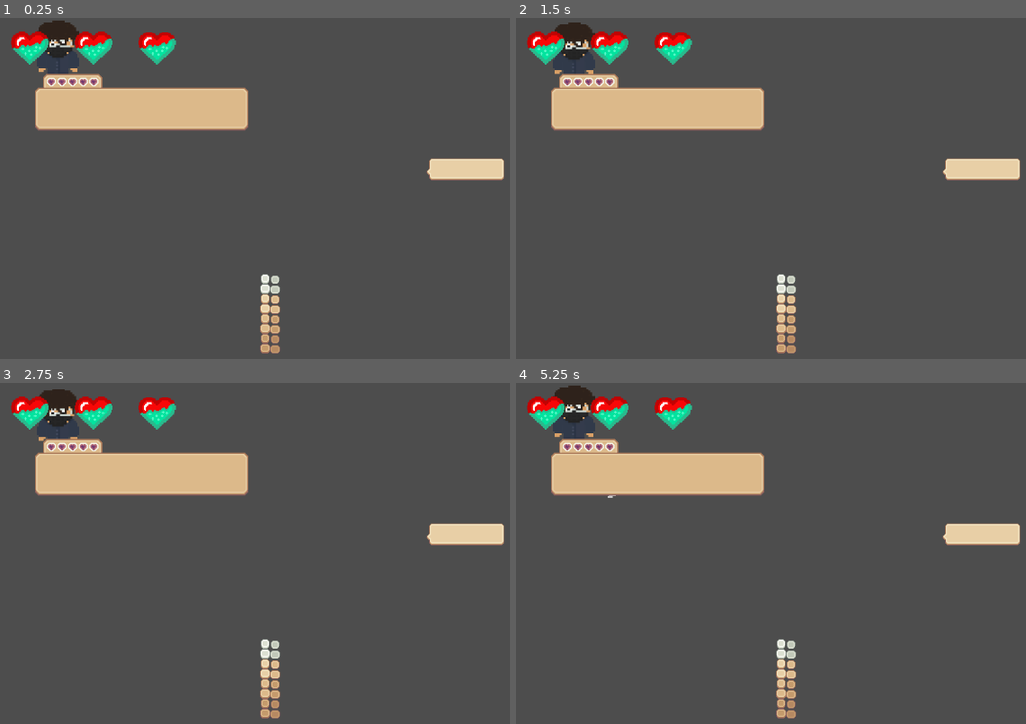
Above: before the commit, frames 1-4 (two rows, left to right).
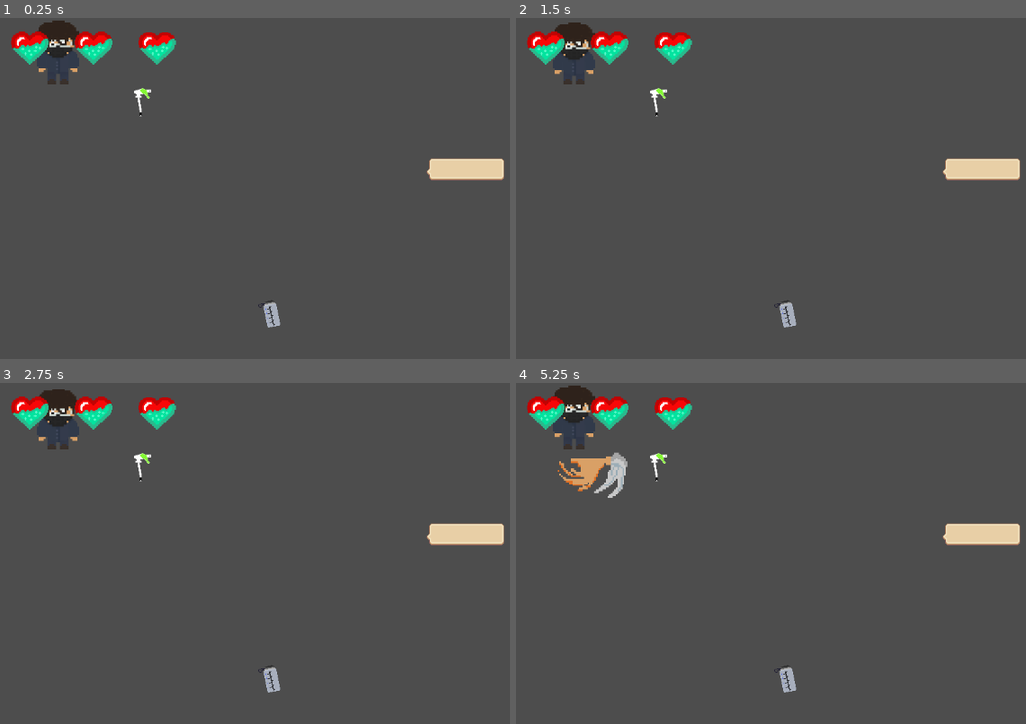
Above: after the commit, the same moments.

Repository: xern0/SleepyShrimpStudios-ChemicalCleanse
Game: Godot game, scene res://table.tscn
Two runs of this game, one before a commit and one after it. Both use one fixed random seed, a clock stepped at 60 frames per second and the inputs below. This scene is started directly instead of the project's main scene.
Inputs (mouse positions are in pixels of both pictures, inside the frame that each line leads up to):
- Up to frame 1 (0.25 s): no input
- Up to frame 2 (1.5 s): move the mouse to (outside the picture) at 0.52 s; hold Right (attack right) 0.53-1.25 s; hold E (interact) 0.53-1.25 s; click (outside the picture) at 0.67 s; drag from (730, 239) to (985, 168) at 1.27 s
- Up to frame 3 (2.75 s): move the mouse to (433, 495) at 2.02 s; hold Right (attack right) from 2.03 s (still down); hold Shift (run) from 2.03 s (still down)
- Up to frame 4 (5.25 s): release Right (attack right) at 2.75 s; release Shift (run) at 2.75 s; drag from (837, 666) to (572, 478) at 2.77 s; move the mouse to (outside the picture) at 3.52 s; hold Left (attack left) 3.53-4.25 s; tap Space (roll) at 3.6 s; tap P (inventory) at 4.15 s; drag from (658, 522) to (521, 427) at 4.27 s; move the mouse to (913, 584) at 5.02 s; hold Down (attack down) from 5.03 s (still down); hold E (interact) from 5.03 s (still down); click (913, 584) at 5.17 s

The runs differ from the first frame. In frame 1, 6.6% of the frame differs, in the area x 6-56%, y 16-99%; in frame 2, 6.6%; in frame 3, 6.6%; in frame 4, 6.6%.

Commit message:
Finishedd

Diff:
--- a/chemical-cleanse/Nozzle.tscn
+++ b/chemical-cleanse/Nozzle.tscn
@@ -1,14 +1,14 @@
 [gd_scene load_steps=6 format=3 uid="uid://cmyhel2k7572i"]
 
 [ext_resource type="Script" uid="uid://3d45j1rs1i31" path="res://nozzle.gd" id="1_ocvsn"]
-[ext_resource type="Texture2D" uid="uid://defmglpdsclqy" path="res://assets/emojis-free/emoji style ui/inventory_Light_example.png" id="2_ocvsn"]
+[ext_resource type="Texture2D" uid="uid://b5ur8snkauuow" path="res://assets/Items/craft assets -0003-Sheet.png" id="2_ocvsn"]
 [ext_resource type="PackedScene" uid="uid://dewybrib37atw" path="res://interactable.tscn" id="3_bqqsk"]
 
-[sub_resource type="RectangleShape2D" id="RectangleShape2D_ehw7s"]
-size = Vector2(352, 85)
+[sub_resource type="CircleShape2D" id="CircleShape2D_a6q5v"]
+radius = 26.019224
 
 [sub_resource type="CircleShape2D" id="CircleShape2D_l5hxp"]
-radius = 81.154175
+radius = 26.0
 
 [node name="Nozzle" type="Area2D"]
 position = Vector2(228, 136)
@@ -17,10 +17,11 @@
 
 [node name="Sprite2D" type="Sprite2D" parent="."]
 texture = ExtResource("2_ocvsn")
+region_enabled = true
+region_rect = Rect2(55, 0, 39, 49)
 
 [node name="CollisionShape2D" type="CollisionShape2D" parent="."]
-position = Vector2(4, 12.5)
-shape = SubResource("RectangleShape2D_ehw7s")
+shape = SubResource("CircleShape2D_a6q5v")
 
 [node name="Interactable" parent="." instance=ExtResource("3_bqqsk")]
 
--- a/chemical-cleanse/Recipes/Nozzle.tres
+++ b/chemical-cleanse/Recipes/Nozzle.tres
@@ -1,10 +1,14 @@
-[gd_resource type="Resource" script_class="InvItem" load_steps=3 format=3 uid="uid://c11q52hn4acu2"]
+[gd_resource type="Resource" script_class="InvItem" load_steps=4 format=3 uid="uid://c11q52hn4acu2"]
 
 [ext_resource type="Script" uid="uid://c4h5j41y6468n" path="res://inventory/inventory_item.gd" id="1_8miur"]
-[ext_resource type="Texture2D" uid="uid://dlbs6wf2m84qr" path="res://assets/emojis-free/emoji style ui/inventory_Light_example_2.png" id="2_8miur"]
+[ext_resource type="Texture2D" uid="uid://b5ur8snkauuow" path="res://assets/Items/craft assets -0003-Sheet.png" id="2_wk31e"]
+
+[sub_resource type="AtlasTexture" id="AtlasTexture_wk31e"]
+atlas = ExtResource("2_wk31e")
+region = Rect2(62, 2, 27, 44)
 
 [resource]
 script = ExtResource("1_8miur")
 name = "Nozzle"
-texture = ExtResource("2_8miur")
+texture = SubResource("AtlasTexture_wk31e")
 metadata/_custom_type_script = "uid://c4h5j41y6468n"
--- a/chemical-cleanse/Recipes/Water_Bottle.tres
+++ b/chemical-cleanse/Recipes/Water_Bottle.tres
@@ -1,10 +1,14 @@
-[gd_resource type="Resource" script_class="InvItem" load_steps=3 format=3 uid="uid://d2sjrmk1u2m21"]
+[gd_resource type="Resource" script_class="InvItem" load_steps=4 format=3 uid="uid://d2sjrmk1u2m21"]
 
 [ext_resource type="Script" uid="uid://c4h5j41y6468n" path="res://inventory/inventory_item.gd" id="1_etlj7"]
-[ext_resource type="Texture2D" uid="uid://bm2gfketacu21" path="res://assets/Sprite sheets/buttons/Small Square Buttons.png" id="2_etlj7"]
+[ext_resource type="Texture2D" uid="uid://b5ur8snkauuow" path="res://assets/Items/craft assets -0003-Sheet.png" id="2_nexdi"]
+
+[sub_resource type="AtlasTexture" id="AtlasTexture_nexdi"]
+atlas = ExtResource("2_nexdi")
+region = Rect2(102, 2, 35, 44)
 
 [resource]
 script = ExtResource("1_etlj7")
 name = "Water Bottle"
-texture = ExtResource("2_etlj7")
+texture = SubResource("AtlasTexture_nexdi")
 metadata/_custom_type_script = "uid://c4h5j41y6468n"
--- a/chemical-cleanse/Water_Bottle.tscn
+++ b/chemical-cleanse/Water_Bottle.tscn
@@ -1,14 +1,14 @@
 [gd_scene load_steps=6 format=3 uid="uid://dn6v1xgf0bbwy"]
 
 [ext_resource type="Script" uid="uid://dhyl67hfawal8" path="res://water_bottle.gd" id="1_q4aj6"]
-[ext_resource type="Texture2D" uid="uid://bm2gfketacu21" path="res://assets/Sprite sheets/buttons/Small Square Buttons.png" id="2_q4aj6"]
+[ext_resource type="Texture2D" uid="uid://b5ur8snkauuow" path="res://assets/Items/craft assets -0003-Sheet.png" id="2_q4aj6"]
 [ext_resource type="PackedScene" uid="uid://dewybrib37atw" path="res://interactable.tscn" id="3_bav4v"]
 
-[sub_resource type="RectangleShape2D" id="RectangleShape2D_ehw7s"]
-size = Vector2(44, 131)
+[sub_resource type="CircleShape2D" id="CircleShape2D_pgk8y"]
+radius = 27.115494
 
 [sub_resource type="CircleShape2D" id="CircleShape2D_l5hxp"]
-radius = 81.154175
+radius = 28.635643
 
 [node name="WaterBottle" type="Area2D"]
 position = Vector2(228, 136)
@@ -17,10 +17,11 @@
 
 [node name="Sprite2D" type="Sprite2D" parent="."]
 texture = ExtResource("2_q4aj6")
+region_enabled = true
+region_rect = Rect2(92, 0, 58, 49)
 
 [node name="CollisionShape2D" type="CollisionShape2D" parent="."]
-position = Vector2(1, 2.5)
-shape = SubResource("RectangleShape2D_ehw7s")
+shape = SubResource("CircleShape2D_pgk8y")
 
 [node name="Interactable" parent="." instance=ExtResource("3_bav4v")]
 
--- a/chemical-cleanse/assets/Items/tempspraybottle.tres
+++ b/chemical-cleanse/assets/Items/tempspraybottle.tres
@@ -1,10 +1,8 @@
-[gd_resource type="Resource" script_class="InvItem" load_steps=3 format=3 uid="uid://cfl85a8wlxoyy"]
+[gd_resource type="Resource" script_class="InvItem" load_steps=2 format=3 uid="uid://cfl85a8wlxoyy"]
 
 [ext_resource type="Script" uid="uid://c4h5j41y6468n" path="res://inventory/inventory_item.gd" id="1_41oe0"]
-[ext_resource type="Texture2D" uid="uid://dowki1o4601ic" path="res://assets/Sprite sheets/buttons/Square Buttons 19x26.png" id="2_xu2wo"]
 
 [resource]
 script = ExtResource("1_41oe0")
 name = "tempbottlespray"
-texture = ExtResource("2_xu2wo")
 metadata/_custom_type_script = "uid://c4h5j41y6468n"
Binary file added: chemical-cleanse/assets/Items/craft assets -0003-Sheet.png
Not shown, added: chemical-cleanse/assets/Items/craft assets -0003-Sheet.png.import
Binary file added: chemical-cleanse/assets/Items/spray cleaner-0001-Sheet.png
Not shown, added: chemical-cleanse/assets/Items/spray cleaner-0001-Sheet.png.import
